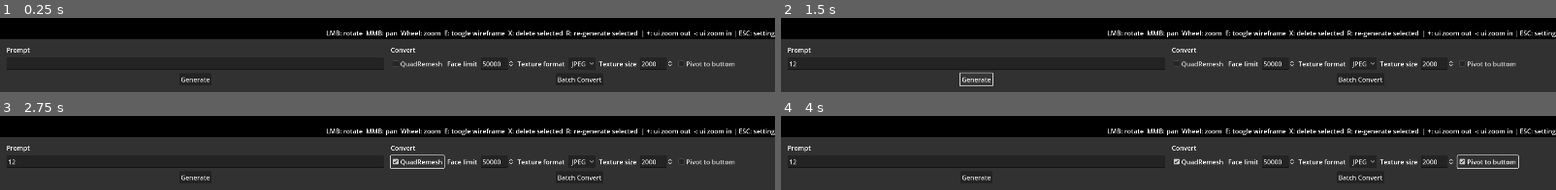
Above: before the commit, frames 1-4 (two rows, left to right).
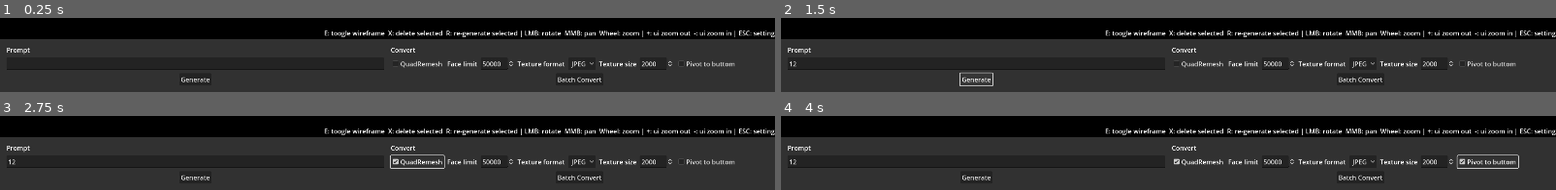
Above: after the commit, the same moments.

Repository: AllenDang/AiBoom
Game: Godot game, scene res://scenes/main.tscn
Two runs of this game, one before a commit and one after it. Both use one fixed random seed, a clock stepped at 60 frames per second and the inputs below.
Inputs (mouse positions are in pixels of both pictures, inside the frame that each line leads up to):
- Up to frame 1 (0.25 s): no input
- Up to frame 2 (1.5 s): click (974, 63) at 0.52 s; type "12" at 0.6 s; click "Generate" at 1.25 s
- Up to frame 3 (2.75 s): click "QuadRemesh" at 2 s
- Up to frame 4 (4 s): click "JPEG" at 2.75 s; click "Pivot to buttom" at 3.5 s

The runs differ from the first frame. In frame 1, 2.3% of the frame differs, in the area x 41-100%, y 16-26%; in frame 2, 2.3%; in frame 3, 2.3%; in frame 4, 2.3%.
Error in both runs: Trying to assign value of type 'Nil' to a variable of type 'String'. (res://scripts/sc_main.gd:80)

Commit message:
Rewrite the op hint

Diff:
--- a/scenes/main.tscn
+++ b/scenes/main.tscn
@@ -58,7 +58,7 @@
 
 [node name="Label" type="Label" parent="CenterContainer"]
 layout_mode = 2
-text = "LMB: rotate  MMB: pan  Wheel: zoom  E: toogle wireframe  X: delete selected  R: re-generate selected  | +: ui zoom out  -: ui zoom in | ESC: setting"
+text = "E: toogle wireframe  X: delete selected  R: re-generate selected | LMB: rotate  MMB: pan  Wheel: zoom | +: ui zoom out  -: ui zoom in | ESC: setting"
 
 [node name="PanelContainer" type="PanelContainer" parent="."]
 anchors_preset = 12
